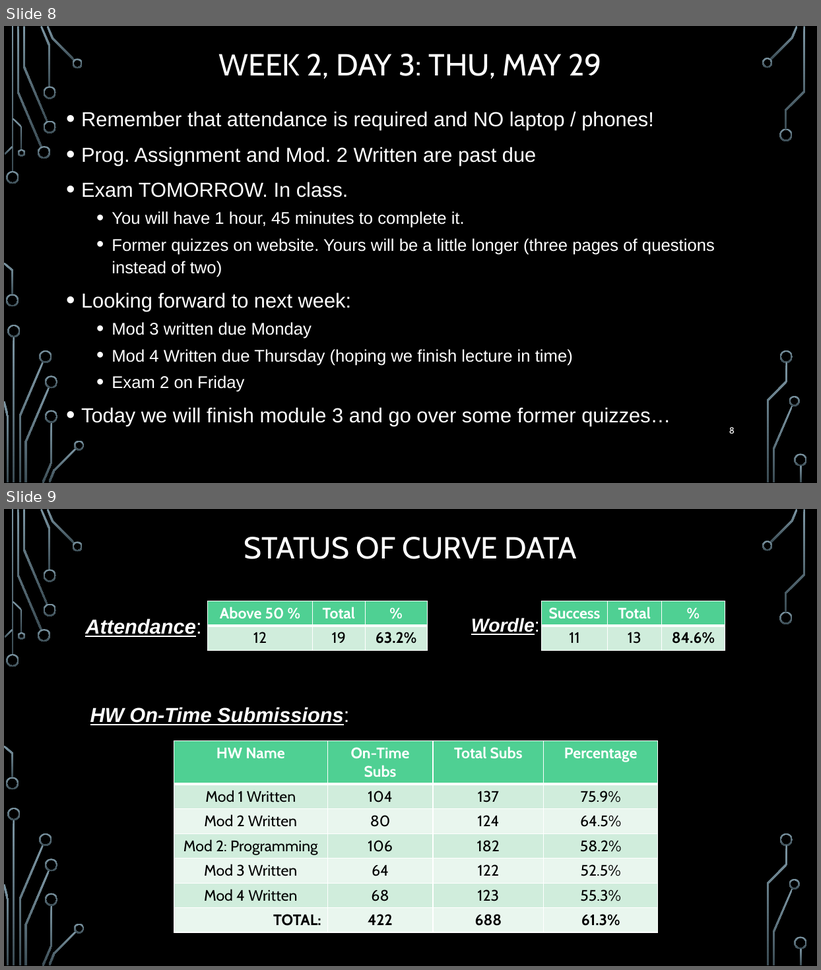
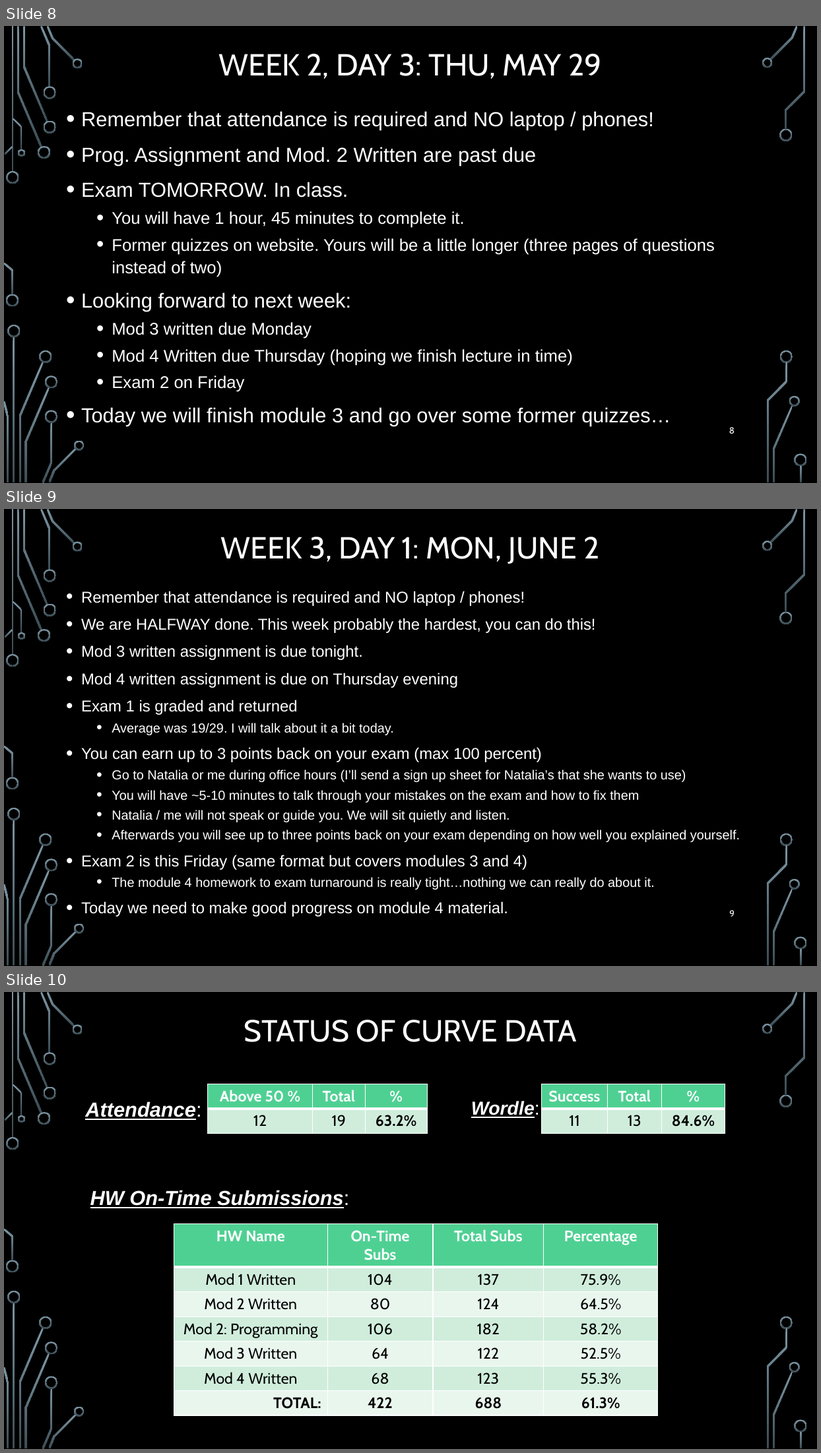
Before and after one commit to markfloryan/dmt2, a slide deck: slides/00-DailyAnnouncements.pptx. Shown one above the other, each under a label of ours: slides 8 and 9 before the commit, slides 8, 9 and 10 after it. The pictures are 821x970 and 821x1453 pixels, drawn with LibreOffice and Linux fonts; fonts in the diff are those of the drawing; background and template pictures are left out. Boxes give left, top, right and bottom in pixels: in the first picture for what was removed or moved away, otherwise in the second. Text is boxed around its words. In the diff, an @@ line names an element or a change of style, - is before the commit and + after.

```diff
--- a/slides/00-DailyAnnouncements.pptx
+++ b/slides/00-DailyAnnouncements.pptx
@@ slide 9 added at (4, 509, 817, 966), background picture (left out); not listed: 36 template elements that a slide beside it also shows @@
@@ title added at (221, 537, 599, 564), 36 pt, text #FFFFFF @@
+WEEK 3, DAY 1: MON, JUNE 2
@@ text added at (81, 591, 740, 917), 15.5 pt, text #FFFFFF @@
+• Remember that attendance is required and NO laptop / phones!
+• We are HALFWAY done. This week probably the hardest, you can do this!
+• Mod 3 written assignment is due tonight.
+• Mod 4 written assignment is due on Thursday evening
+• Exam 1 is graded and returned
+  • Average was 19/29. I will talk about it a bit today.
+• You can earn up to 3 points back on your exam (max 100 percent)
+  • Go to Natalia or me during office hours (I’ll send a sign up sheet for Natalia’s that she wants to use)
+  • You will have ~5-10 minutes to talk through your mistakes on the exam and how to fix them
+  • Natalia / me will not speak or guide you. We will sit quietly and listen.
+  • Afterwards you will see up to three points back on your exam depending on how well you explained yourself.
+• Exam 2 is this Friday (same format but covers modules 3 and 4)
+  • The module 4 homework to exam turnaround is really tight…nothing we can really do about it.
+• Today we need to make good progress on module 4 material.
@@ page number added at (729, 910, 735, 917), 10.5 pt, text #FFFFFF @@
+9
@@ what was slide 9 is now slide 10 @@
```
Also in this commit, not shown: 1 other file.
